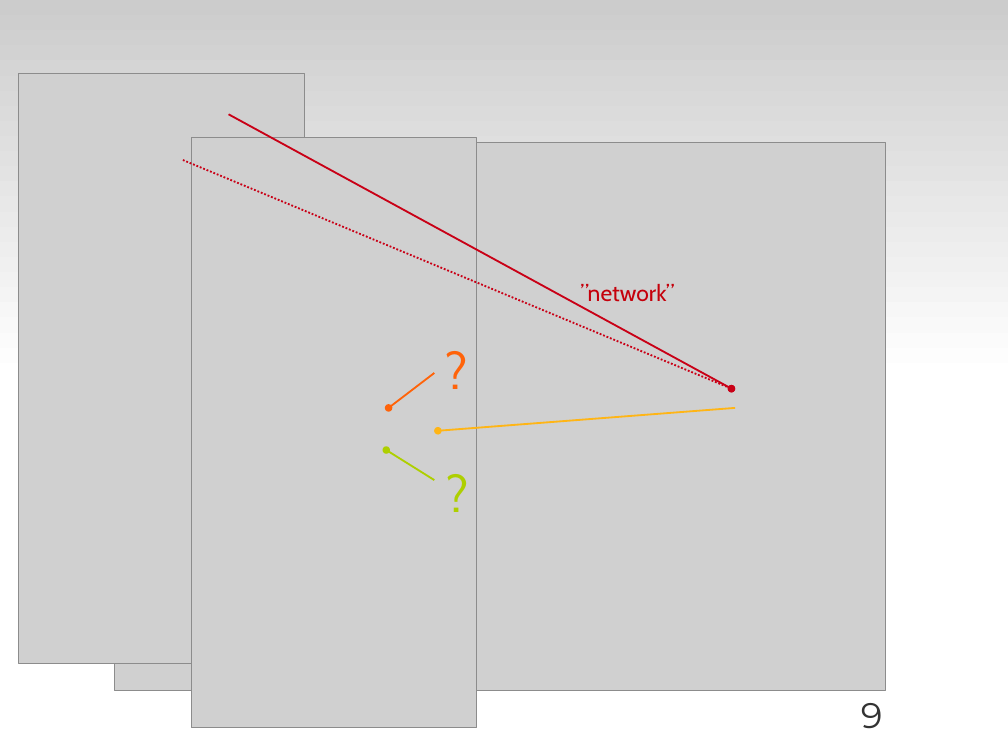
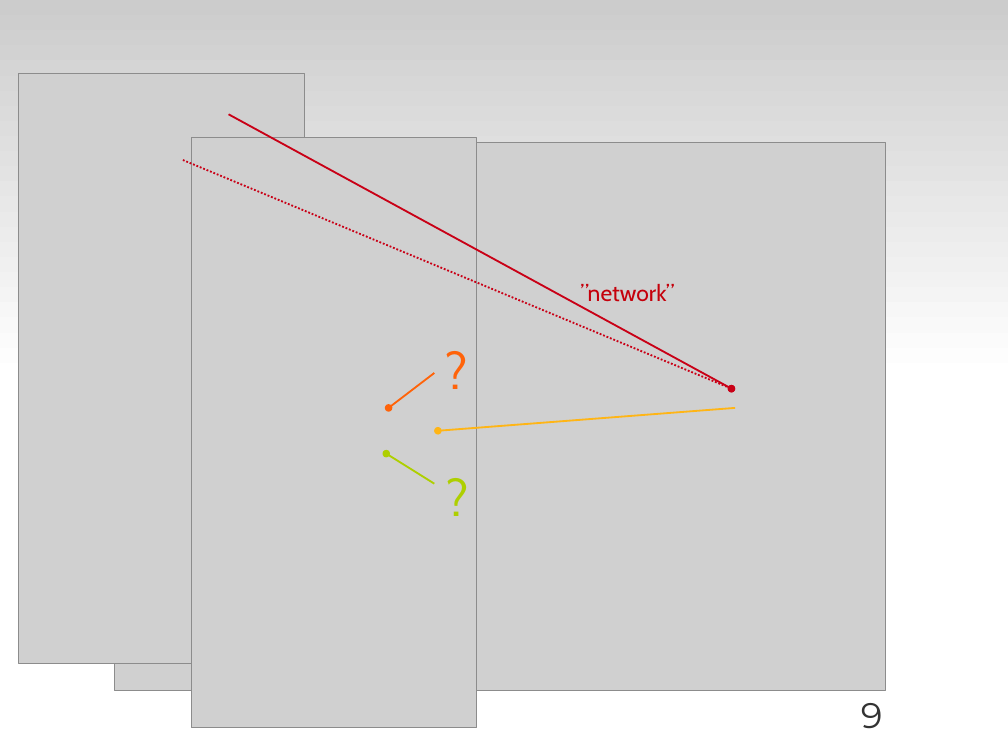
Before and after one commit to zyluo/talk-COSUG-2012, a slide deck: slide 9 of COSUG-2012-LZY.odp. Drawn at 1008x756 pixels with LibreOffice and Linux fonts; fonts in the diff are those of the drawing; grey boxes stand for pictures; background and template pictures are left out. Boxes give left, top, right and bottom in pixels: in the first picture for what was removed or moved away, otherwise in the second. Text is boxed around its words. In the diff, an @@ line names an element or a change of style, - is before the commit and + after.

```diff
--- a/COSUG-2012-LZY.odp
+++ b/COSUG-2012-LZY.odp
@@ arrow moved from (386, 450) - (434, 480) to (386, 454) - (434, 484) @@
@@ text "?" moved from (x1=438, y1=457, x2=489, y2=536) to (x1=438, y1=461, x2=489, y2=540) @@
```
Also in this commit, not shown: 6 other slides changed.
